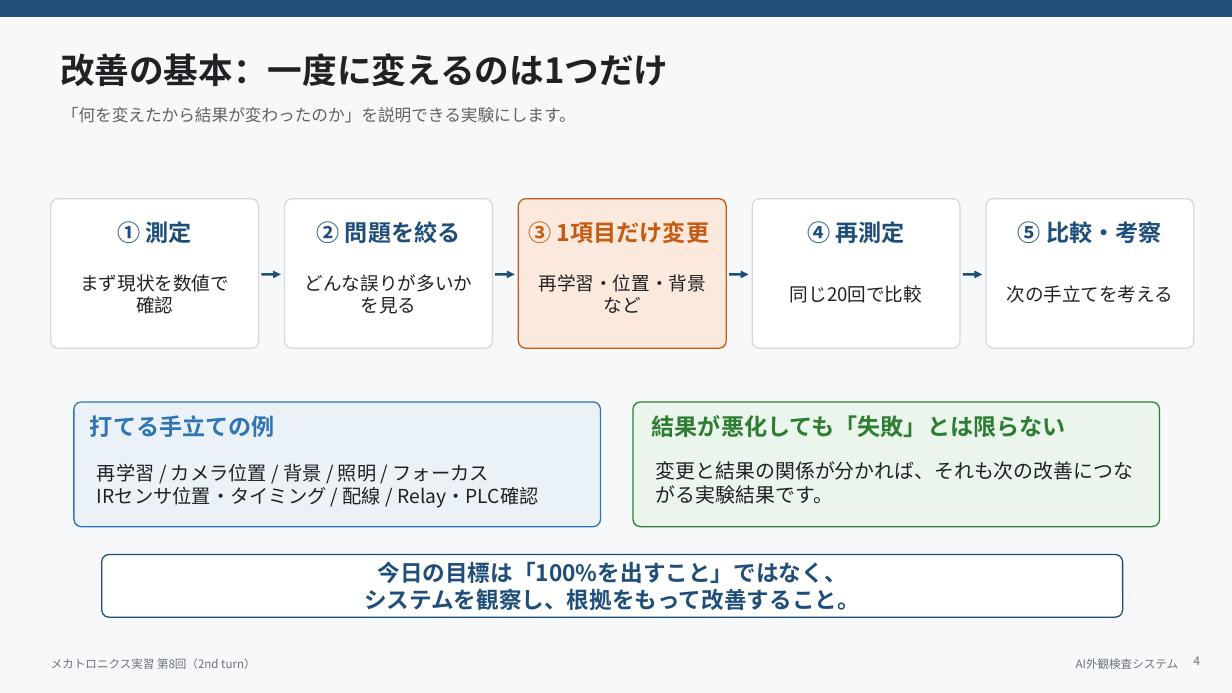
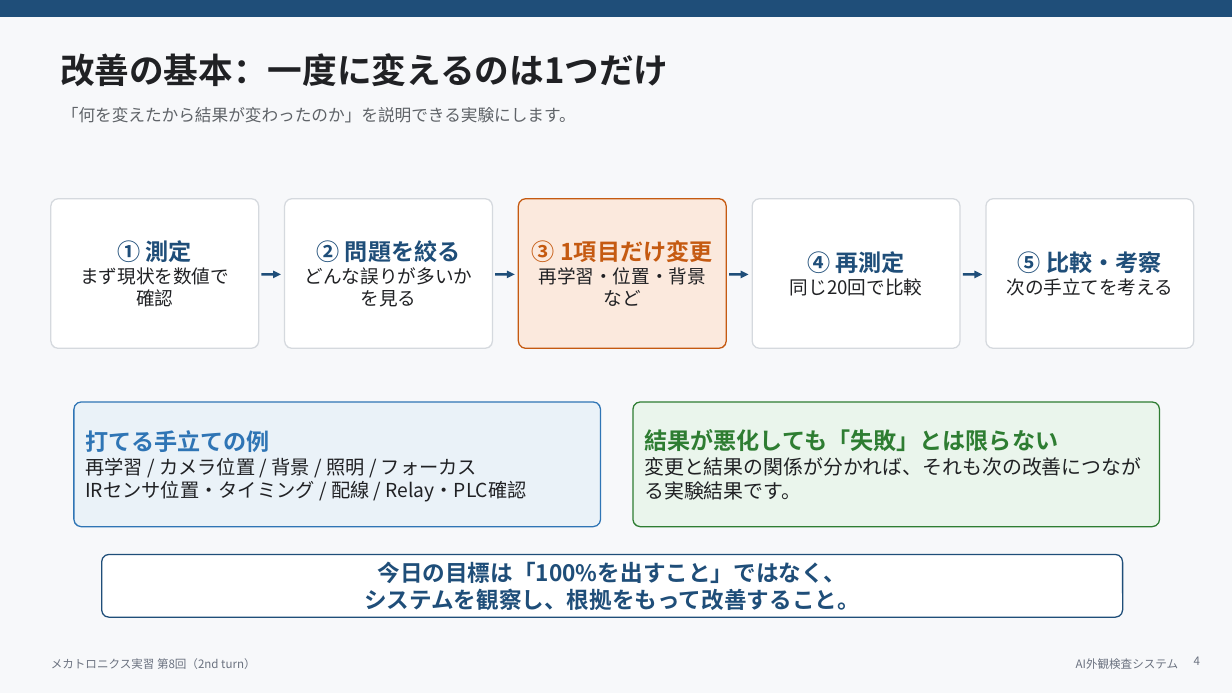
Before and after one commit to t-kubota72459/E03, a slide deck: slide 4 of 084_final_intro_slides_2nd.pptx. Drawn at 1232x693 pixels with LibreOffice and Linux fonts; fonts in the diff are those of the drawing. Boxes give left, top, right and bottom in pixels: in the first picture for what was removed or moved away, otherwise in the second. Text is boxed around its words. In the diff, an @@ line names an element or a change of style, - is before the commit and + after.

```diff
--- a/084_final_intro_slides_2nd.pptx
+++ b/084_final_intro_slides_2nd.pptx
@@ text removed at <box>117,221,192,243</box> @@
-① 測定
@@ text removed at <box>317,221,460,243</box> @@
-② 問題を絞る
@@ text removed at <box>529,221,709,243</box> @@
-③ 1項目だけ変更
@@ text removed at <box>807,221,905,243</box> @@
-④ 再測定
@@ text removed at <box>1018,221,1161,243</box> @@
-⑤ 比較・考察
@@ text in rounded rectangle at <box>80,240,229,307</box>: text added @@
+① 測定
+まず現状を数値で
+確認
@@ text in rounded rectangle at <box>305,240,473,307</box>: text added @@
+② 問題を絞る
+どんな誤りが多いかを見る
@@ text in rounded rectangle at <box>532,240,712,306</box>: text added @@
+③ 1項目だけ変更
+再学習・位置・背景など
@@ text in rounded rectangle at <box>790,251,922,296</box>: text added @@
+④ 再測定
+同じ20回で比較
@@ text in rounded rectangle at <box>1006,251,1173,296</box>: text added @@
+⑤ 比較・考察
+次の手立てを考える
@@ text removed at <box>80,274,229,314</box> @@
-まず現状を数値で
-確認
@@ text removed at <box>305,274,473,314</box> @@
-どんな誤りが多いかを見る
@@ text removed at <box>538,274,706,313</box> @@
-再学習・位置・背景など
@@ text removed at <box>790,285,922,303</box> @@
-同じ20回で比較
@@ text removed at <box>1006,285,1173,303</box> @@
-次の手立てを考える
@@ text removed at <box>90,415,275,437</box> @@
-打てる手立ての例
@@ text removed at <box>652,415,1066,437</box> @@
-結果が悪化しても「失敗」とは限らない
@@ text in rounded rectangle at <box>85,430,527,502</box>: text added @@
+打てる手立ての例
+再学習 / カメラ位置 / 背景 / 照明 / フォーカス
+IRセンサ位置・タイミング / 配線 / Relay・PLC確認
@@ text in rounded rectangle at <box>644,429,1141,500</box>: text added @@
+結果が悪化しても「失敗」とは限らない
+変更と結果の関係が分かれば、それも次の改善につながる実験結果です。
@@ text removed at <box>97,464,538,508</box> @@
-再学習 / カメラ位置 / 背景 / 照明 / フォーカス
-IRセンサ位置・タイミング / 配線 / Relay・PLC確認
@@ text removed at <box>656,461,1133,504</box> @@
-変更と結果の関係が分かれば、それも次の改善につながる実験結果です。
```
Also in this commit, not shown: 3 other slides changed.
